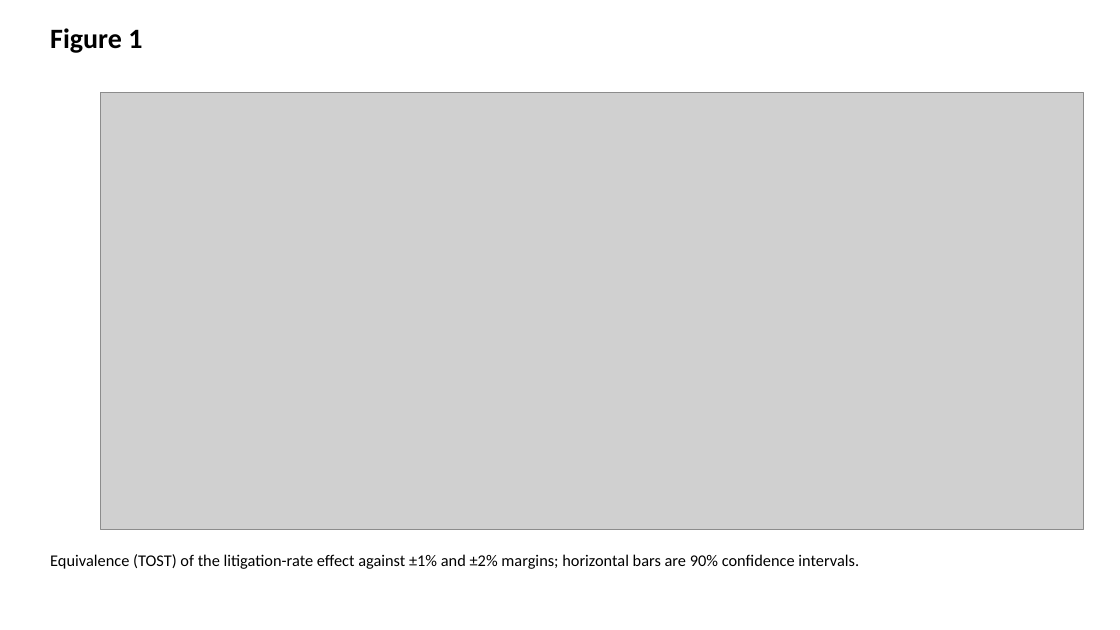
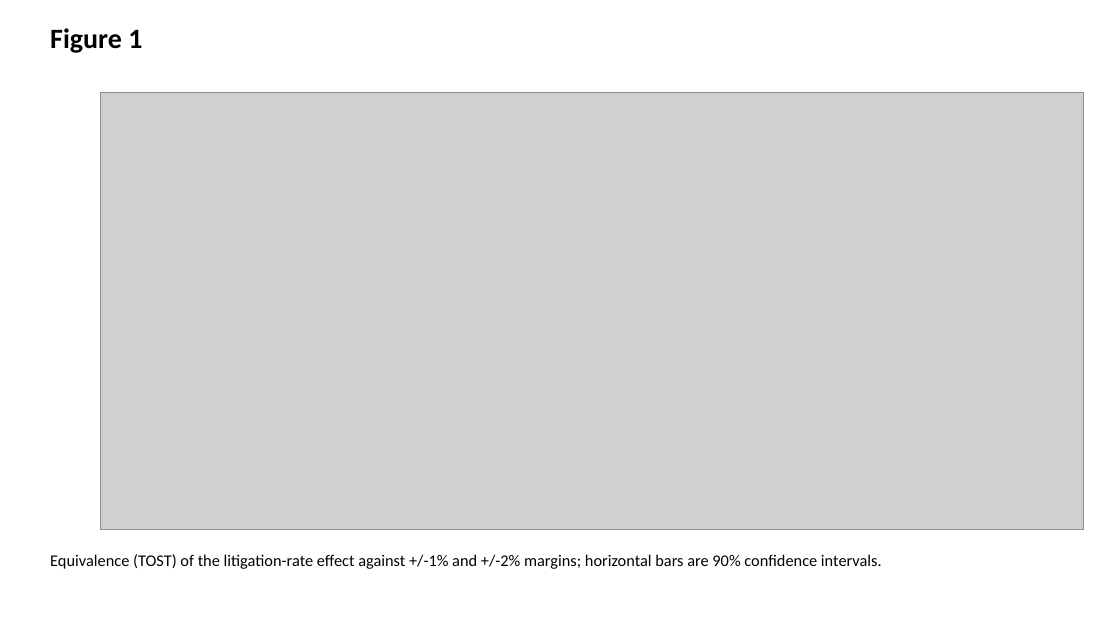
Before and after one commit to bougtoir/medical-accident-its-analysis, a slide deck: slide 1 of medical_accident_its_analysis/manuscript/bpp_figures.pptx. Drawn at 1120x630 pixels with LibreOffice and Linux fonts; fonts in the diff are those of the drawing; grey boxes stand for pictures. Boxes give left, top, right and bottom in pixels: in the first picture for what was removed or moved away, otherwise in the second. Text is boxed around its words. In the diff, an @@ line names an element or a change of style, - is before the commit and + after.

```diff
--- a/medical_accident_its_analysis/manuscript/bpp_figures.pptx
+++ b/medical_accident_its_analysis/manuscript/bpp_figures.pptx
@@ text at <box>50,554,882,569</box>: text changed @@
-Equivalence (TOST) of the litigation-rate effect against ±1% and ±2% margins; horizontal bars are 90% confidence intervals.
+Equivalence (TOST) of the litigation-rate effect against +/-1% and +/-2% margins; horizontal bars are 90% confidence intervals.
```
Also in this commit, not shown: 19 other files.
